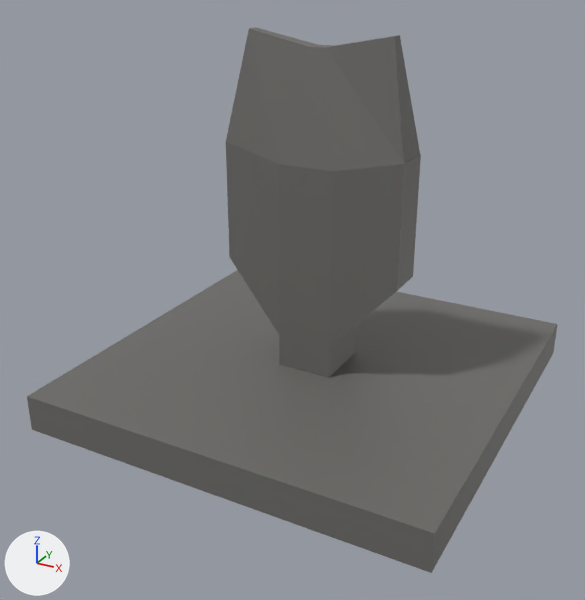
Before and after pictures for a commit that changed the Blender file assets/models/raft.blend.
Camera for both pictures: a 50 mm camera at (1.68, -3.29, 2.03) aimed at (-0.03, -0.18, 0.47). The lights are fixed; the arrows at lower left show +X, +Y and +Z.
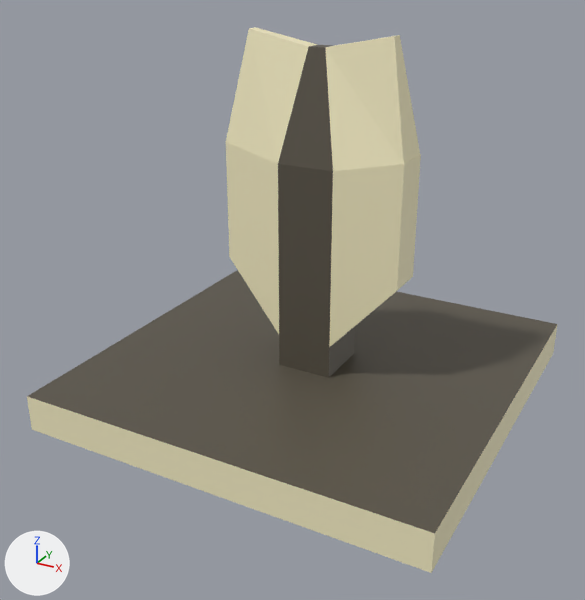
Pixel boxes (x1, y1, x2, y2) of what changed, in the pictures (585 x 600 px):
part 1 of me_cube_001, recoloured (grey to beige): (27, 324, 558, 573) in both
part 2 of me_cube_001, recoloured (grey to beige): (226, 27, 420, 171) in both
part 3 of me_cube_001, recoloured (grey to beige): (226, 141, 421, 347) in both
part 4 of me_cube_001, recoloured: (27, 270, 557, 533) in both
part 5 of me_cube_001, recoloured: (278, 164, 333, 347) in both
part 6 of me_cube_001, recoloured: (278, 47, 333, 171) in both
part 7 of me_cube_001, recoloured: (309, 45, 333, 48) in both

The change in detail:
Material 'Brown' (mat_brown) is new.
Its base color is (0.1, 0.0865, 0.063) (brown #595347).
Material 'WhiteSand' (mat_whitesand) is new.
Its base color is (0.93, 0.863, 0.565) (beige #f7efc6).
me_cube_001 has 64 vertices, 62 faces and spans x -1.0..1.0, y -1.0..1.0, z -1.0..18.5.
me_cube_001 is used by ob_cube; location (0.0, 0.0, 0.0); scale (1.0, 1.0, 0.0911).
me_cube_001 part 1: 25 of the faces centred in x -1.0..1.0, y -1.0..1.0, z -1.0..1.0 switch from mat_material_001 (dark grey #6c6b68) to mat_whitesand (beige #f7efc6).
me_cube_001 part 2: 12 of the faces centred in x -0.4..0.4, y -0.1..0.1, z 12.6..18.1 switch from mat_material_001 (dark grey #6c6b68) to mat_whitesand (beige #f7efc6).
me_cube_001 part 3: 6 of the faces centred in x -0.4..0.5, y -0.1..0.1, z 8.6..9.7 switch from mat_material_001 (dark grey #6c6b68) to mat_whitesand (beige #f7efc6).
me_cube_001 part 4: 12 of the faces centred in x -0.6..0.6, y -0.6..0.6, z 1.0..1.9 switch from mat_material_001 (dark grey #6c6b68) to mat_brown (brown #595347).
me_cube_001 part 5: 2 of the faces centred in x 0.0, y -0.2..0.1, z 7.5 switch from mat_material_001 (dark grey #6c6b68) to mat_brown (brown #595347).
me_cube_001 part 6: 2 of the faces centred in x 0.0, y -0.1..0.1, z 15.0 switch from mat_material_001 (dark grey #6c6b68) to mat_brown (brown #595347).
me_cube_001 part 7: 1 of the faces centred in x 0.0, y 0.0, z 17.8 switch from mat_material_001 (dark grey #6c6b68) to mat_brown (brown #595347).
